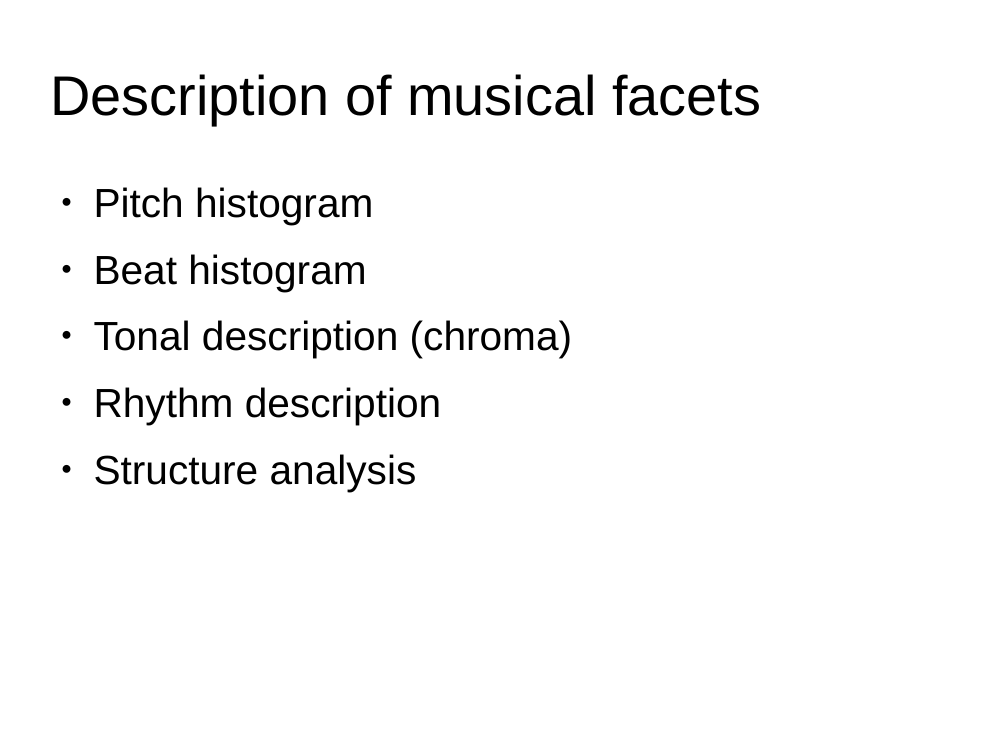
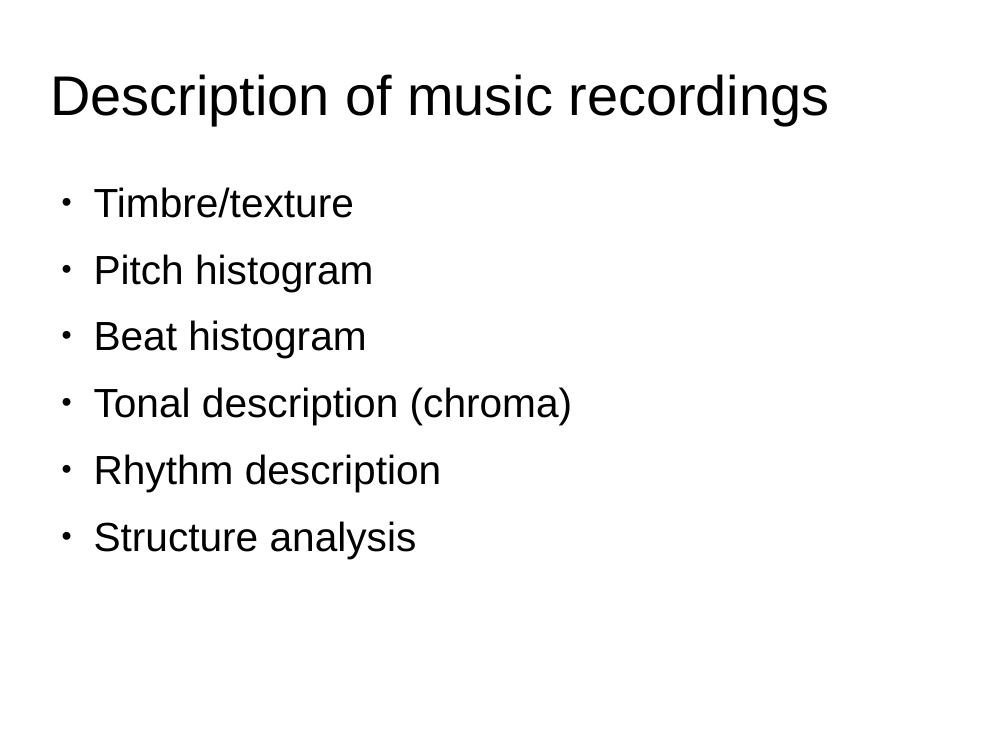
Before and after one commit to MTG/sms-tools, a slide deck: slide 5 of lectures/9-Sound-description/Sound-music-description.odp. Drawn at 1008x756 pixels with LibreOffice and Linux fonts; fonts in the diff are those of the drawing. Boxes give left, top, right and bottom in pixels: in the first picture for what was removed or moved away, otherwise in the second. Text is boxed around its words. In the diff, an @@ line names an element or a change of style, - is before the commit and + after.

```diff
--- a/lectures/9-Sound-description/Sound-music-description.odp
+++ b/lectures/9-Sound-description/Sound-music-description.odp
@@ title at [50,74,830,125]: text changed @@
-Description of musical facets
+Description of music recordings
@@ text at [94,187,354,218]: paragraph added @@
+● Timbre/texture
```
Also in this commit, not shown: 5 other slides changed, 15 other files.
